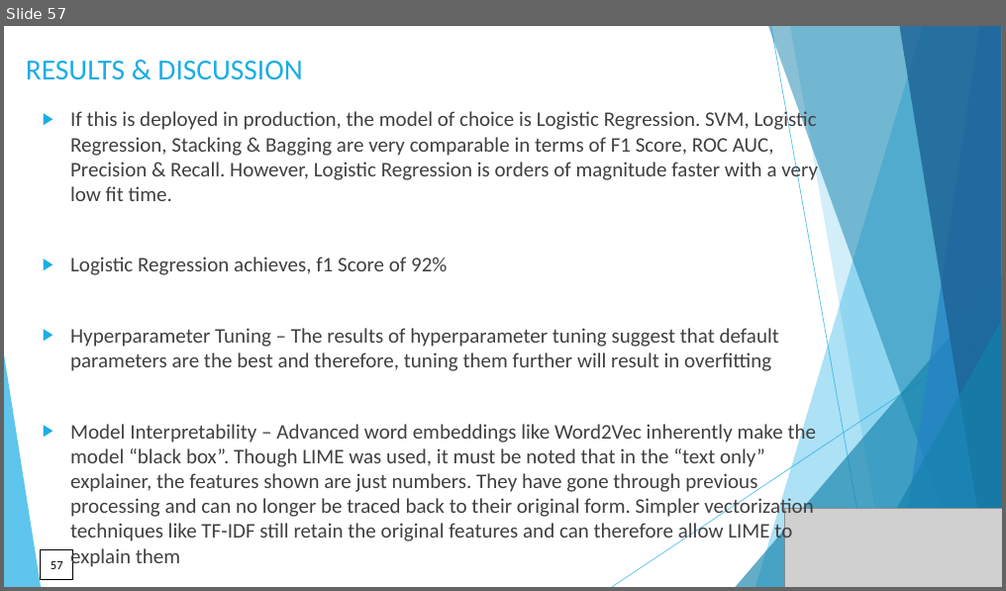
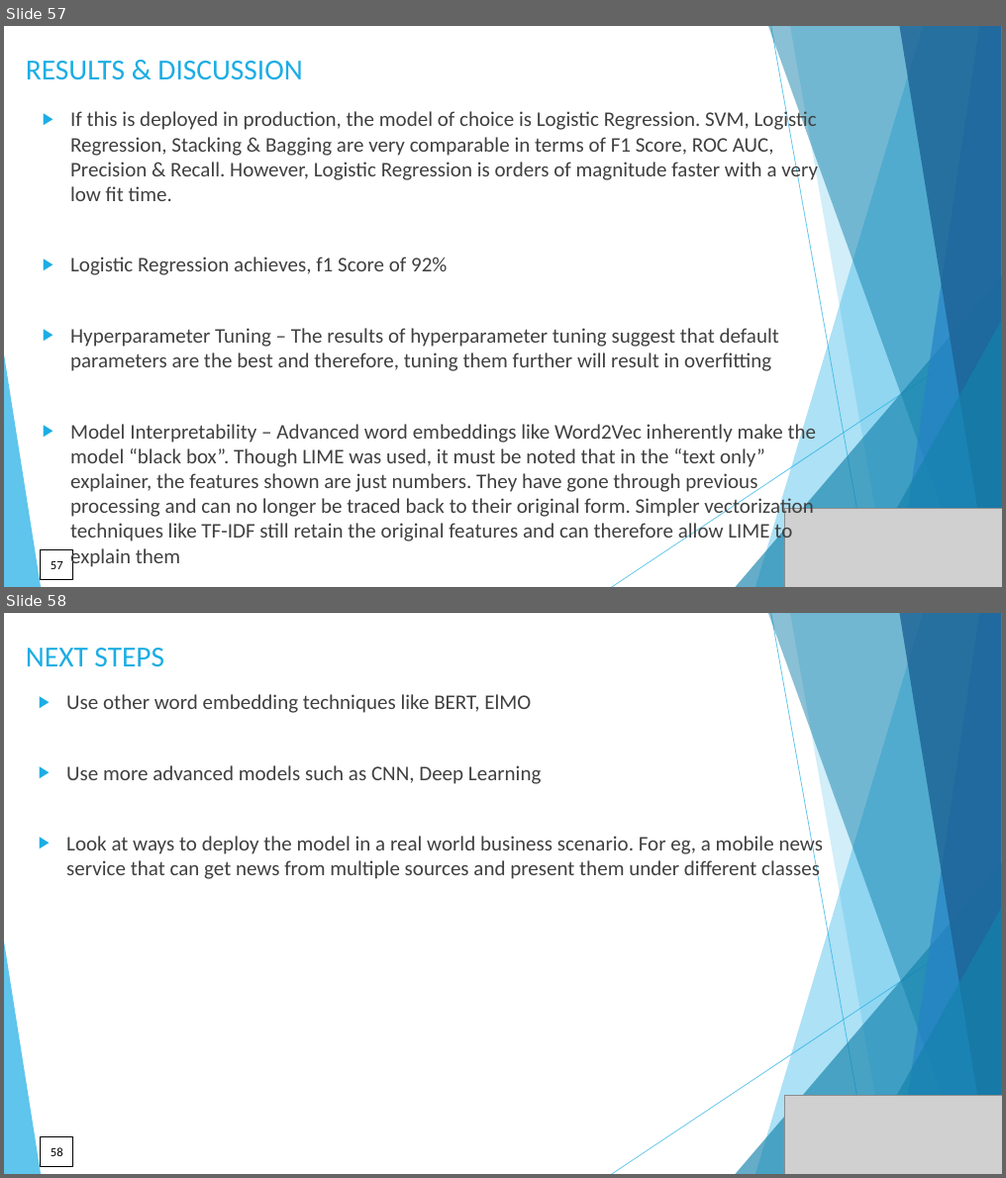
Before and after one commit to DataKnightsAI/Text-Classification-for-News-Summaries, a slide deck: presentation/CSML-1010-Group 20-project final presentation.pptx. Shown one above the other, each under a label of ours: slide 57 before the commit, slides 57 and 58 after it. The pictures are 1006x591 and 1006x1178 pixels, drawn with LibreOffice and Linux fonts; fonts in the diff are those of the drawing; grey boxes stand for pictures. Boxes give left, top, right and bottom in pixels: in the first picture for what was removed or moved away, otherwise in the second. Text is boxed around its words. In the diff, an @@ line names an element or a change of style, - is before the commit and + after.

```diff
--- a/presentation/CSML-1010-Group 20-project final presentation.pptx
+++ b/presentation/CSML-1010-Group 20-project final presentation.pptx
@@ slide 58 added at (x1=4, y1=613, x2=1002, y2=1174), background #FFFFFF; not listed: 10 template elements that a slide beside it also shows @@
@@ text added at (x1=26, y1=648, x2=164, y2=666), 28 pt, text #1CADE4 @@
+NEXT STEPS
@@ text added at (x1=66, y1=694, x2=823, y2=882), 20 pt, text #404040 @@
+▶ Use other word embedding techniques like BERT, ElMO
+▶ Use more advanced models such as CNN, Deep Learning
+▶ Look at ways to deploy the model in a real world business scenario. For eg, a mobile news service that can get news from multiple sources and present them under different classes
@@ picture added at (x1=785, y1=1096, x2=1002, y2=1174) @@
@@ page number added at (x1=41, y1=1138, x2=73, y2=1167), outline #000000 0.75 pt, 12 pt, text #000000 @@
+58
```
Also in this commit, not shown: 1 other slide added, 1 other file.
